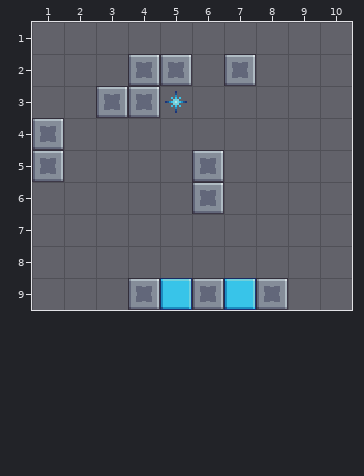
Two versions of a level (Tiled map (JSON), Assets/Level_Editor/TileMap/Room_50.tmj). That is the earlier state.
Cells are 32x32 px. Shown: x 1..10, y 1..9. The old version is drawn lined up with the new one.
New version:
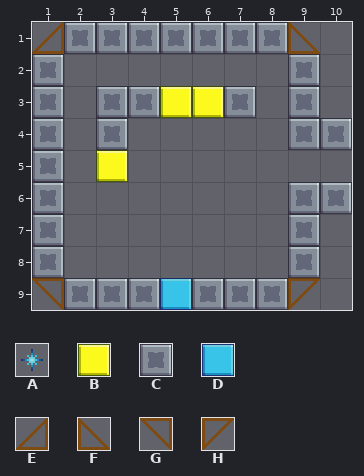
Key: from "tileSet": A 20 "star", B 32 "block", C 33 "wall", D 45 "glass", E 106 "bridge", F 107 "bridge", G 116 "bridge", H 117 "bridge".
_ is an empty cell.
Change:
map size 11x12 -> 11x11 cells (old content now starts at 1,-1; both pictures use the new coordinates)
Layer "Overlap":
y 3: x 5 A -> _
Layer "Blocks":
y 1: x 1..9 _________ -> ECCCCCCCF
y 2: x 1 _ -> C; x 4..5 CC -> __; x 7 C -> _; x 9 _ -> C
y 3: x 1 _ -> C; x 5..7 ___ -> BBC; x 9 _ -> C
y 4: x 3 _ -> C; x 9..10 __ -> CC
y 5: x 3 _ -> B; x 6 C -> _
y 6: x 1 _ -> C; x 6 C -> _; x 9..10 __ -> CC
y 7..8: x 1 _ -> C; x 9 _ -> C
y 9: x 1..3 ___ -> GCC; x 7 D -> C; x 9 _ -> H
